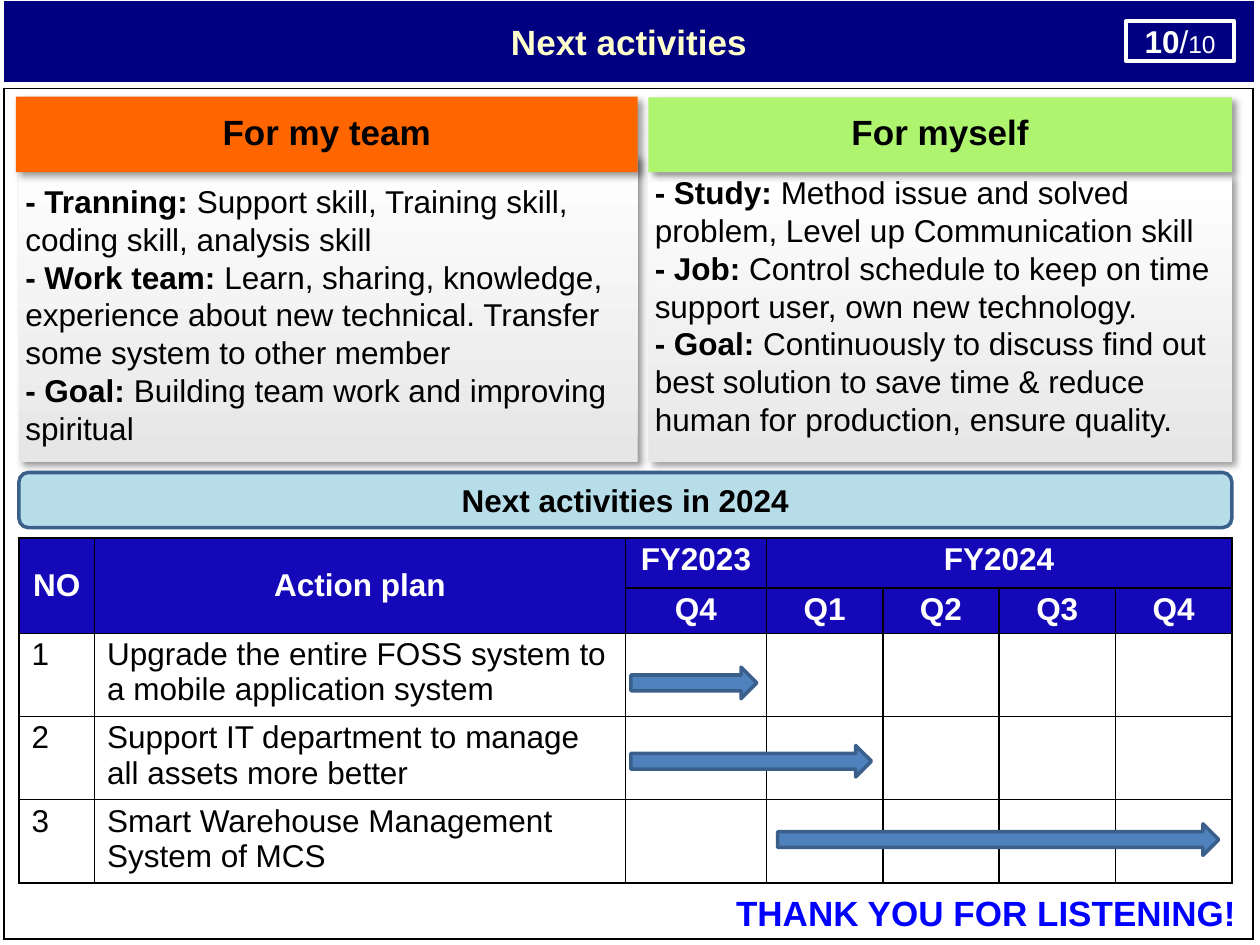
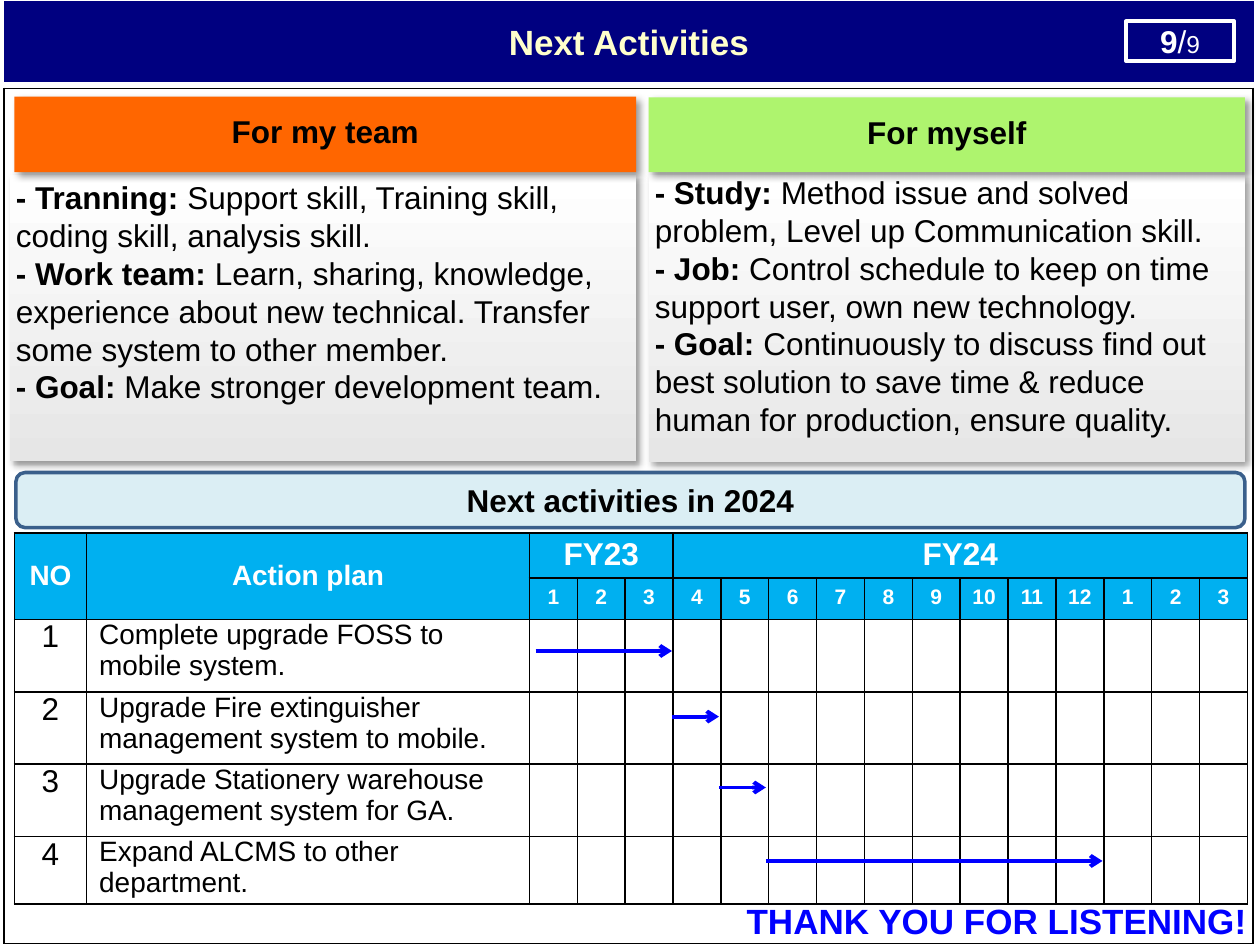
Before and after one commit to thietbicongnghevietnam/ReportPSNV, a slide deck: slide 10 of Report_Nguyen Nhu Minh.pptx (slide 11 before the commit). Drawn at 1260x945 pixels with LibreOffice and Linux fonts; fonts in the diff are those of the drawing. Boxes give left, top, right and bottom in pixels: in the first picture for what was removed or moved away, otherwise in the second. Text is boxed around its words. In the diff, an @@ line names an element or a change of style, - is before the commit and + after.

```diff
--- a/Report_Nguyen Nhu Minh.pptx
+++ b/Report_Nguyen Nhu Minh.pptx
@@ text in rectangle at (509, 29, 749, 56): text changed @@
-Next activities
+Next Activities
@@ text in rectangle at (1160, 30, 1200, 54): text changed @@
-10/10
+9/9
@@ table: place and size @@
-table at (4, 88, 1252, 939)
+table at (4, 88, 1252, 944)
@@ rectangle "For my team" at (14, 97, 636, 173): size 20 to 18 pt @@
@@ rectangle "For myself": place and size @@
-rectangle "For myself" at (649, 97, 1232, 173)
+rectangle "For myself" at (649, 97, 1245, 173)
@@ rectangle "For myself" at (649, 97, 1245, 173): size 20 to 18 pt @@
@@ rectangle "- Tranning: Support skill, Training ...": place and size @@
-rectangle "- Tranning: Support skill, Training ..." at (19, 155, 638, 462)
+rectangle "- Tranning: Support skill, Training ..." at (10, 175, 636, 461)
@@ rectangle "- Study: Method issue and ...": place and size @@
-rectangle "- Study: Method issue and ..." at (649, 175, 1232, 461)
+rectangle "- Study: Method issue and ..." at (649, 175, 1245, 461)
@@ text in rectangle at (16, 186, 602, 404): text changed @@
-- Tranning: Support skill, Training skill, coding skill, analysis skill
-- Work team: Learn, sharing, knowledge, experience about new technical. Transfer some system to other member
-- Goal: Building team work and improving spiritual
+- Tranning: Support skill, Training skill, coding skill, analysis skill.
+- Work team: Learn, sharing, knowledge, experience about new technical. Transfer some system to other member.
+- Goal: Make stronger development team.
@@ text in rectangle at (655, 181, 1202, 248): text changed @@
-- Study: Method issue and solved problem, Level up Communication skill
+- Study: Method issue and solved problem, Level up Communication skill.
@@ rounded rectangle "Next activities in 2024": place and size @@
-rounded rectangle "Next activities in 2024" at (19, 472, 1232, 528)
+rounded rectangle "Next activities in 2024" at (16, 472, 1245, 528)
@@ rounded rectangle "Next activities in 2024" at (16, 472, 1245, 528): fill #B7DEE8 to #DBEEF4 @@
@@ table at (14, 533, 1246, 902) @@
-NO | Action plan | FY2023 | FY2024 |  |  | 
- |  | Q4 | Q1 | Q2 | Q3 | Q4
-1 | Upgrade the entire FOSS system to a mobile application system |  |  |  |  | 
-2 | Support IT department to manage all assets more better |  |  |  |  | 
-3 | Smart Warehouse Management System of MCS |  |  |  |  | 
+NO | Action plan | FY23 |  |  | FY24 |  |  |  |  |  |  |  |  |  |  | 
+ |  | 1 | 2 | 3 | 4 | 5 | 6 | 7 | 8 | 9 | 10 | 11 | 12 | 1 | 2 | 3
+1 | Complete upgrade FOSS to mobile system. |  |  |  |  |  |  |  |  |  |  |  |  |  |  | 
+2 | Upgrade Fire extinguisher management system to mobile. |  |  |  |  |  |  |  |  |  |  |  |  |  |  | 
+3 | Upgrade Stationery warehouse management system for GA. |  |  |  |  |  |  |  |  |  |  |  |  |  |  | 
+4 | Expand ALCMS to other department. |  |  |  |  |  |  |  |  |  |  |  |  |  |  | 
@@ table: place and size @@
-table at (19, 538, 1230, 883)
+table at (14, 533, 1246, 902)
@@ arrow added from (536, 651) to (672, 651), #0000FF 2.25 pt @@
@@ right arrow removed at (631, 667, 757, 698) @@
@@ arrow added from (672, 717) to (719, 717), #0000FF 2.25 pt @@
@@ right arrow removed at (631, 746, 872, 777) @@
@@ arrow added from (719, 788) to (766, 788), #0000FF 2.25 pt @@
@@ right arrow removed at (777, 824, 1218, 856) @@
@@ arrow added from (766, 861) to (1102, 861), #0000FF 2.25 pt @@
@@ text "THANK YOU FOR LISTENING!": place and size @@
-text "THANK YOU FOR LISTENING!" at (736, 901, 1236, 927)
+text "THANK YOU FOR LISTENING!" at (747, 909, 1247, 935)
```
Also in this commit, not shown: 6 other slides changed, 3 slides added, 4 slides removed, 2 other files.
